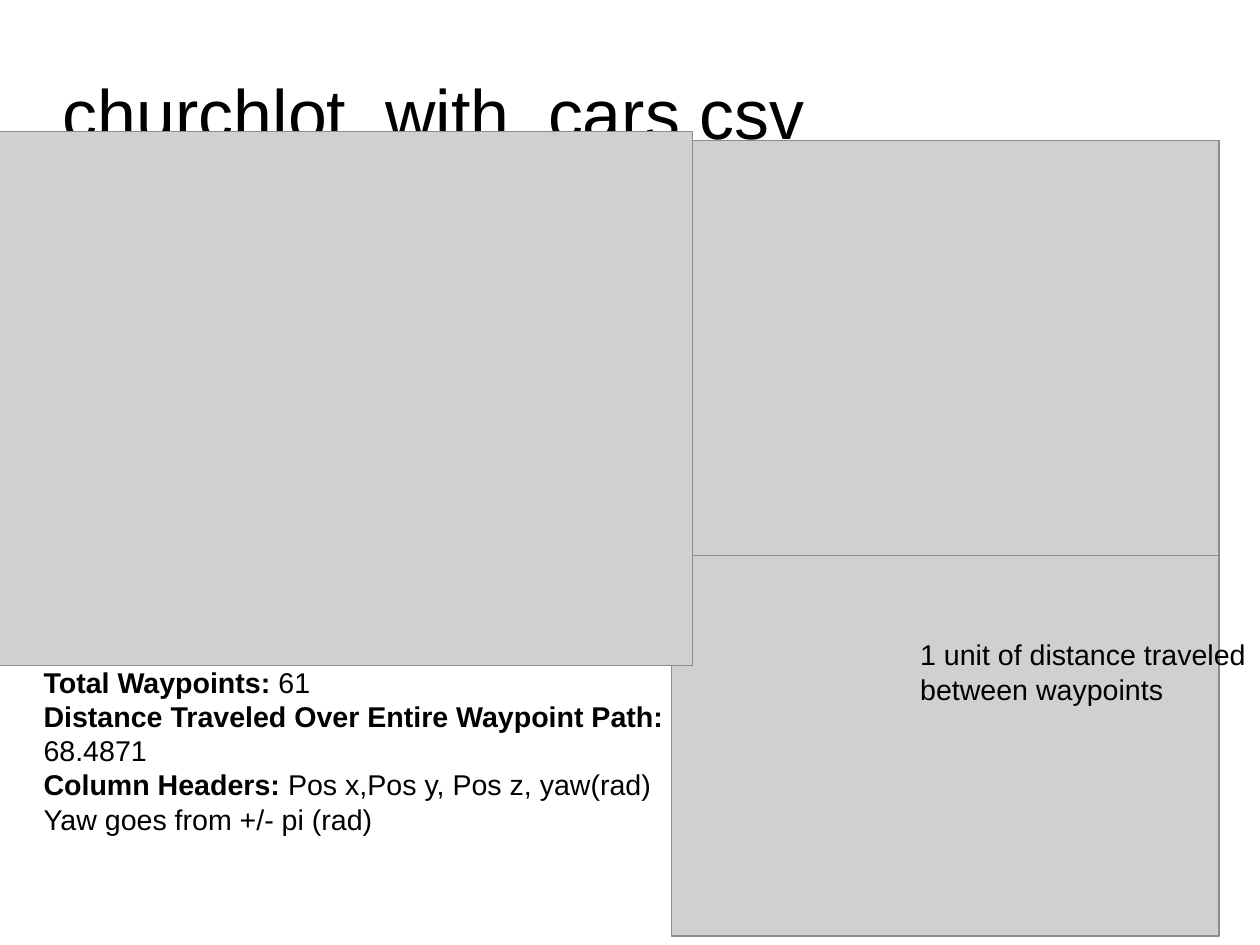
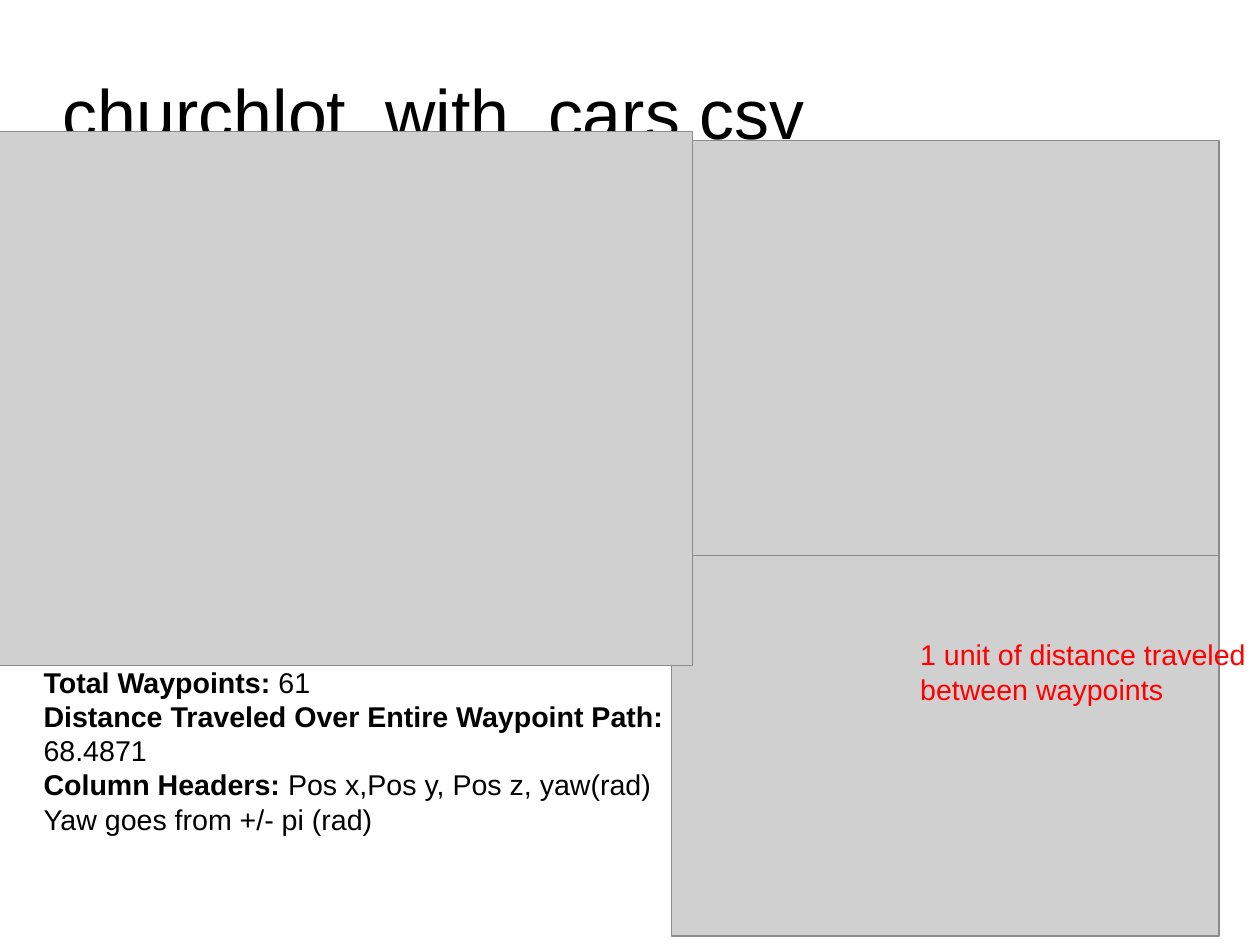
Before and after one commit to penggzhang/CarND-Capstone, a slide deck: slide 2 of documentation/Notes.pptx. Drawn at 1260x945 pixels with LibreOffice and Linux fonts; fonts in the diff are those of the drawing; grey boxes stand for pictures. Boxes give left, top, right and bottom in pixels: in the first picture for what was removed or moved away, otherwise in the second. Text is boxed around its words. In the diff, an @@ line names an element or a change of style, - is before the commit and + after.

```diff
--- a/documentation/Notes.pptx
+++ b/documentation/Notes.pptx
@@ text "1 unit of distance traveled" at box(920, 643, 1246, 705): text colour #000000 to #FF0000 @@
```
Also in this commit, not shown: 3 other slides changed, 1 slide removed, 1 other file.
